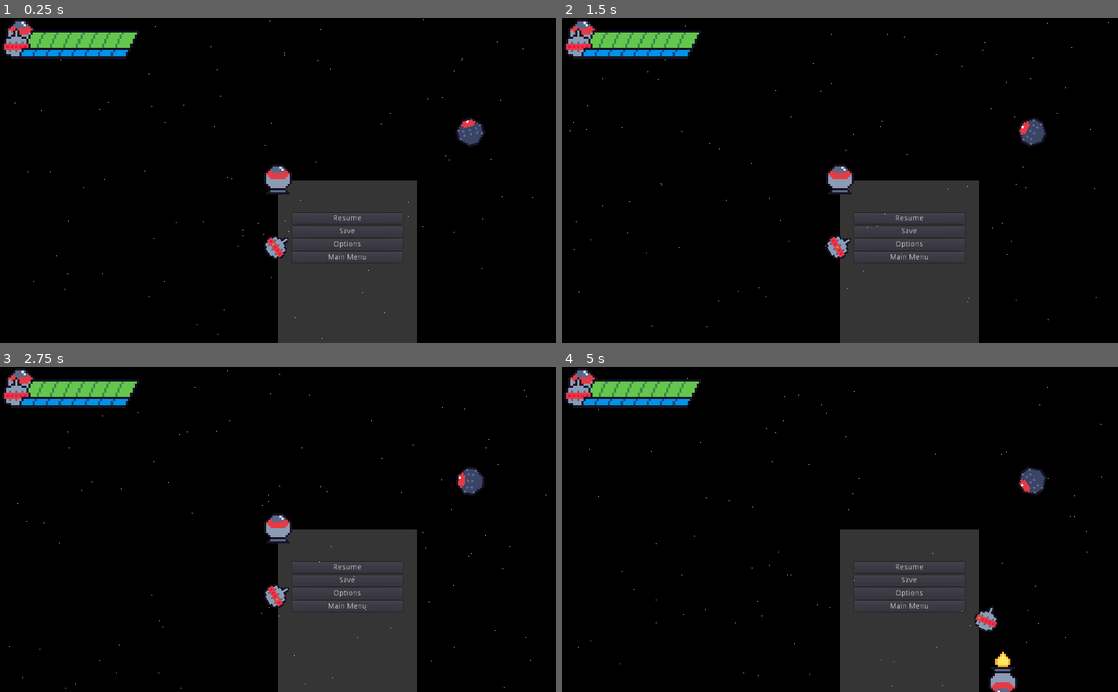
Above: before the commit, frames 1-4 (two rows, left to right).
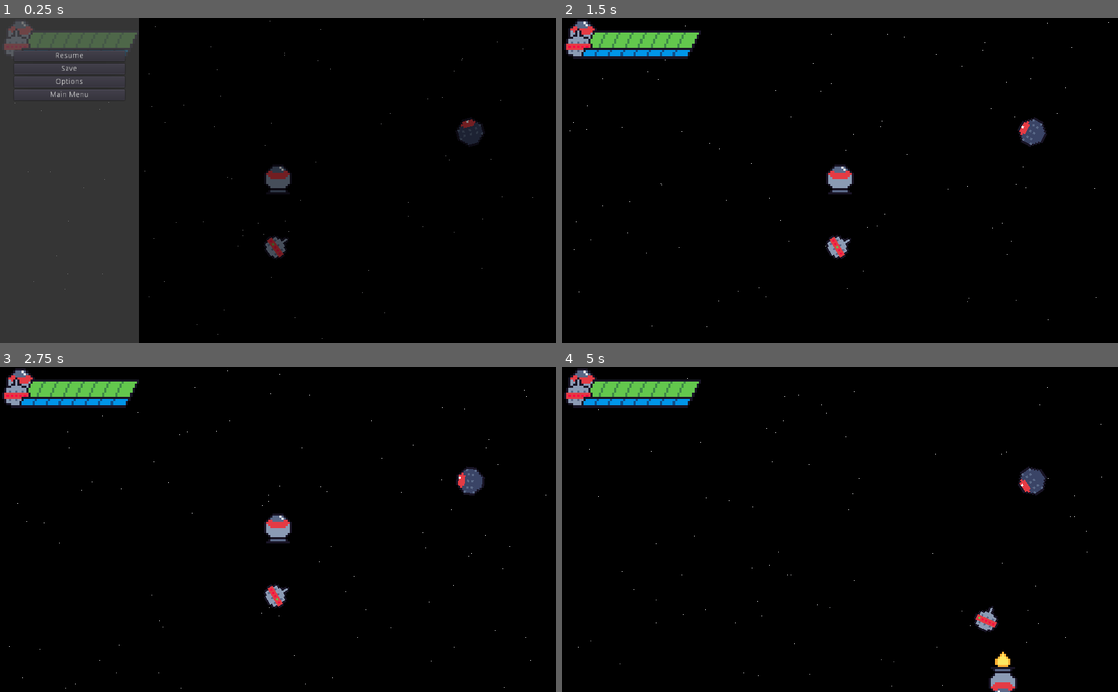
Above: after the commit, the same moments.

Repository: ColdCalzone/gmtk-gwj-34
Game: Godot game, scene res://scenes/Game.tscn
Same seed, same stepped clock (60 frames per second), same inputs: the game is played once before the commit and once after it. The engine's default icon, where the game draws it, is replaced by a stand-in: a white triangle on a blue panel in a dark square.
Inputs (mouse positions are in pixels of both pictures, inside the frame that each line leads up to):
- Up to frame 1 (0.25 s): no input
- Up to frame 2 (1.5 s): click "Resume" at 0.5 s; click (906, 232) at 1.25 s, where only the run before the commit has a clickable "Save"
- Up to frame 3 (2.75 s): click (344, 594) at 2 s, where only the run before the commit has a clickable "Options"
- Up to frame 4 (5 s): click (906, 607) at 2.75 s, where only the run before the commit has a clickable "Main Menu"; hold Right (move_right) 3.53-4.28 s; hold A (aim_left) 3.53-4.28 s; hold Down (move_down) from 4.28 s (still down); tap D (aim_right) at 4.35 s

The runs differ from the first frame. In frame 1, 38% of the frame differs, in the area x 0-96%, y 0-100%; in frame 2, 12%; in frame 3, 12%; in frame 4, 12%.

Commit message:
Little bit of reworking

Diff:
--- a/ui/PauseMenu.gd
+++ b/ui/PauseMenu.gd
@@ -1,18 +1,19 @@
-extends Control
+extends CanvasLayer
 
 
-onready var tween := $GeneralTween
-onready var main_container := $LeftPanel/MainContainer
-onready var popups := $Popups
-onready var options_container := $Popups/OptionsContainer
-onready var left_panel := $LeftPanel
-onready var pause_back := $PauseBack
+onready var pause_container := $PauseContainer
+onready var tween := $PauseContainer/GeneralTween
+onready var main_container := $PauseContainer/LeftPanel/MainContainer
+onready var popups := $PauseContainer/Popups
+onready var options_container := $PauseContainer/Popups/OptionsContainer
+onready var left_panel := $PauseContainer/LeftPanel
+onready var pause_back := $PauseContainer/PauseBack
 
 
 
 func open_menu() -> void:
-	show()
-	LevelManager.set_pause(true)
+	pause_container.show()
+	get_tree().paused = true
 
 	tween.interpolate_property(pause_back, "modulate:a", 0.0, 1.0, 0.2)
 	tween.interpolate_property(left_panel, "modulate:a", 0.0, 1.0, 0.4)
@@ -29,8 +30,8 @@
 
 	yield(tween, "tween_all_completed")
 
-	hide()
-	LevelManager.set_pause(false)
+	pause_container.hide()
+	get_tree().paused = false
 
 
 
--- a/ui/PauseMenu.tscn
+++ b/ui/PauseMenu.tscn
@@ -1,22 +1,22 @@
-[gd_scene load_steps=4 format=2]
+[gd_scene load_steps=3 format=2]
 
-[ext_resource path="res://ui/themes/main_theme.tres" type="Theme" id=1]
 [ext_resource path="res://ui/OptionsMenu.tscn" type="PackedScene" id=2]
 [ext_resource path="res://ui/PauseMenu.gd" type="Script" id=3]
 
-[node name="PauseMenu" type="Control"]
+[node name="PauseMenu" type="CanvasLayer"]
 pause_mode = 2
+script = ExtResource( 3 )
+
+[node name="PauseContainer" type="Control" parent="."]
 anchor_right = 1.0
 anchor_bottom = 1.0
-theme = ExtResource( 1 )
-script = ExtResource( 3 )
 __meta__ = {
 "_edit_use_anchors_": false
 }
 
-[node name="GeneralTween" type="Tween" parent="."]
+[node name="GeneralTween" type="Tween" parent="PauseContainer"]
 
-[node name="PauseBack" type="ColorRect" parent="."]
+[node name="PauseBack" type="ColorRect" parent="PauseContainer"]
 anchor_right = 1.0
 anchor_bottom = 1.0
 color = Color( 0, 0, 0, 0.498039 )
@@ -25,14 +25,14 @@
 "_edit_use_anchors_": false
 }
 
-[node name="LeftPanel" type="Control" parent="."]
+[node name="LeftPanel" type="Control" parent="PauseContainer"]
 anchor_right = 0.25
 anchor_bottom = 1.0
 __meta__ = {
 "_edit_use_anchors_": false
 }
 
-[node name="PanelBack" type="ColorRect" parent="LeftPanel"]
+[node name="PanelBack" type="ColorRect" parent="PauseContainer/LeftPanel"]
 anchor_right = 1.0
 anchor_bottom = 1.0
 color = Color( 0.415686, 0.415686, 0.415686, 0.498039 )
@@ -41,41 +41,41 @@
 "_edit_use_anchors_": false
 }
 
-[node name="MainContainer" type="VBoxContainer" parent="LeftPanel"]
+[node name="MainContainer" type="VBoxContainer" parent="PauseContainer/LeftPanel"]
 anchor_left = 0.1
 anchor_top = 0.1
 anchor_right = 0.9
 anchor_bottom = 0.9
 
-[node name="ResumeButton" type="Button" parent="LeftPanel/MainContainer"]
+[node name="ResumeButton" type="Button" parent="PauseContainer/LeftPanel/MainContainer"]
 margin_right = 204.0
 margin_bottom = 20.0
 text = "Resume"
 
-[node name="SaveButton" type="Button" parent="LeftPanel/MainContainer"]
+[node name="SaveButton" type="Button" parent="PauseContainer/LeftPanel/MainContainer"]
 margin_top = 24.0
 margin_right = 204.0
 margin_bottom = 44.0
 text = "Save"
 
-[node name="OptionsButton" type="Button" parent="LeftPanel/MainContainer"]
+[node name="OptionsButton" type="Button" parent="PauseContainer/LeftPanel/MainContainer"]
 margin_top = 48.0
 margin_right = 204.0
 margin_bottom = 68.0
 text = "Options"
 
-[node name="MenuButton" type="Button" parent="LeftPanel/MainContainer"]
+[node name="MenuButton" type="Button" parent="PauseContainer/LeftPanel/MainContainer"]
 margin_top = 72.0
 margin_right = 204.0
 margin_bottom = 92.0
 text = "Main Menu"
 
-[node name="Popups" type="Control" parent="."]
+[node name="Popups" type="Control" parent="PauseContainer"]
 visible = false
 anchor_right = 1.0
 anchor_bottom = 1.0
 
-[node name="PanelBack" type="ColorRect" parent="Popups"]
+[node name="PanelBack" type="ColorRect" parent="PauseContainer/Popups"]
 anchor_right = 1.0
 anchor_bottom = 1.0
 color = Color( 0, 0, 0, 0.498039 )
@@ -83,12 +83,12 @@
 "_edit_lock_": true
 }
 
-[node name="CloseButton" type="Button" parent="Popups"]
+[node name="CloseButton" type="Button" parent="PauseContainer/Popups"]
 margin_right = 12.0
 margin_bottom = 20.0
 text = "Close"
 
-[node name="OptionsContainer" type="Control" parent="Popups"]
+[node name="OptionsContainer" type="Control" parent="PauseContainer/Popups"]
 visible = false
 anchor_left = 0.1
 anchor_top = 0.1
@@ -97,10 +97,10 @@
 margin_right = 40.0
 margin_bottom = 40.0
 
-[node name="OptionsMenu" parent="Popups/OptionsContainer" instance=ExtResource( 2 )]
+[node name="OptionsMenu" parent="PauseContainer/Popups/OptionsContainer" instance=ExtResource( 2 )]
 
-[connection signal="pressed" from="LeftPanel/MainContainer/ResumeButton" to="." method="_on_ResumeButton_pressed"]
-[connection signal="pressed" from="LeftPanel/MainContainer/SaveButton" to="." method="_on_SaveButton_pressed"]
-[connection signal="pressed" from="LeftPanel/MainContainer/OptionsButton" to="." method="_on_OptionsButton_pressed"]
-[connection signal="pressed" from="LeftPanel/MainContainer/MenuButton" to="." method="_on_MenuButton_pressed"]
-[connection signal="pressed" from="Popups/CloseButton" to="." method="_on_CloseButton_pressed"]
+[connection signal="pressed" from="PauseContainer/LeftPanel/MainContainer/ResumeButton" to="." method="_on_ResumeButton_pressed"]
+[connection signal="pressed" from="PauseContainer/LeftPanel/MainContainer/SaveButton" to="." method="_on_SaveButton_pressed"]
+[connection signal="pressed" from="PauseContainer/LeftPanel/MainContainer/OptionsButton" to="." method="_on_OptionsButton_pressed"]
+[connection signal="pressed" from="PauseContainer/LeftPanel/MainContainer/MenuButton" to="." method="_on_MenuButton_pressed"]
+[connection signal="pressed" from="PauseContainer/Popups/CloseButton" to="." method="_on_CloseButton_pressed"]
